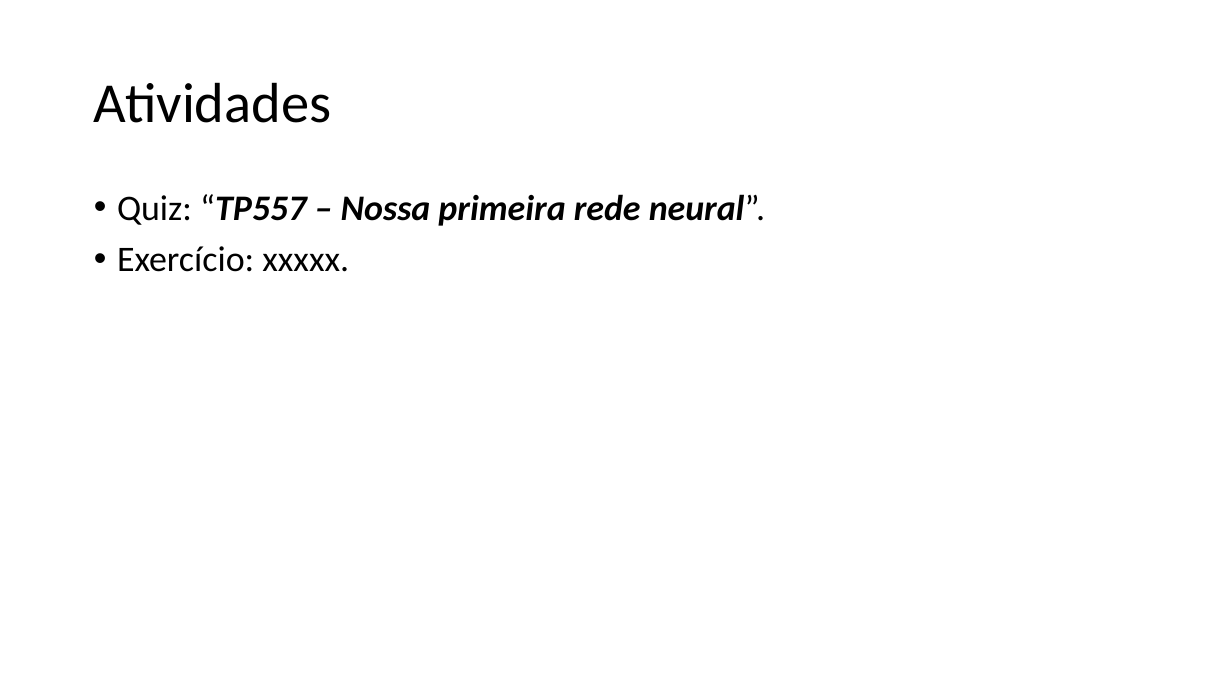
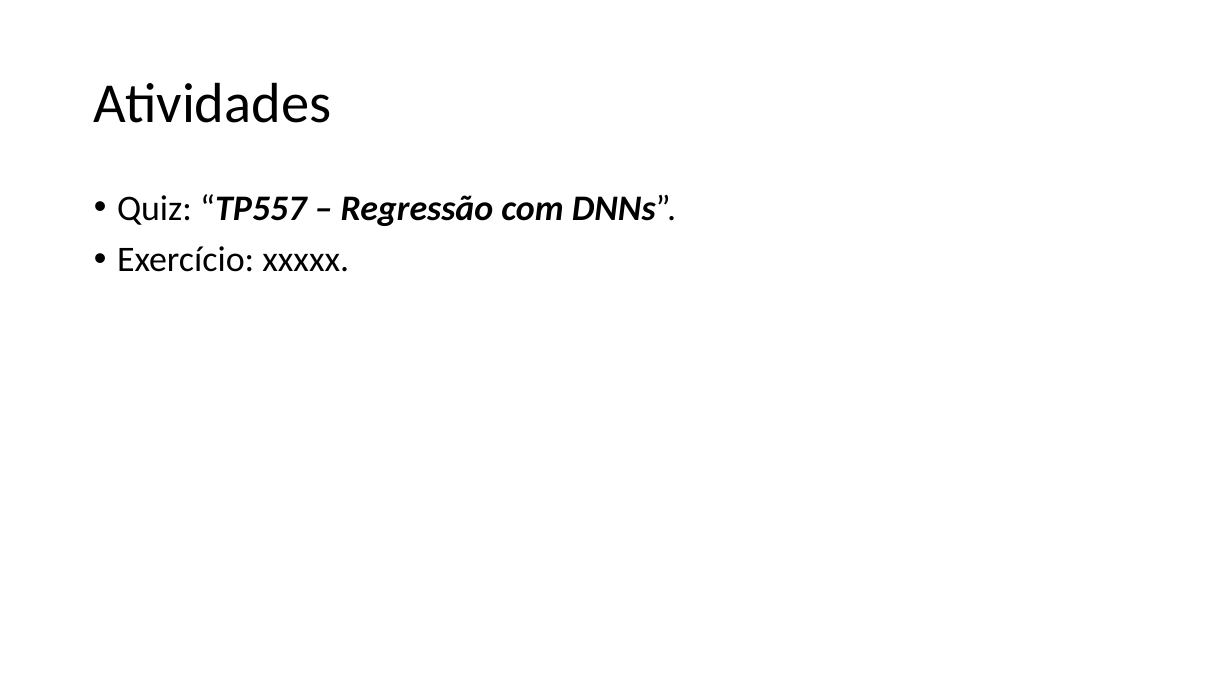
Before and after one commit to zz4fap/tp557-iot-ml, a slide deck: slide 15 of slides/TP557_7_Regressão_com_DNNs.pptx. Drawn at 1232x693 pixels with LibreOffice and Linux fonts; fonts in the diff are those of the drawing. Boxes give left, top, right and bottom in pixels: in the first picture for what was removed or moved away, otherwise in the second. Text is boxed around its words. In the diff, an @@ line names an element or a change of style, - is before the commit and + after.

```diff
--- a/slides/TP557_7_Regressão_com_DNNs.pptx
+++ b/slides/TP557_7_Regressão_com_DNNs.pptx
@@ text at (117, 194, 676, 226): text changed @@
-• Quiz: “TP557 – Nossa primeira rede neural”.
+• Quiz: “TP557 – Regressão com DNNs”.
```
Also in this commit, not shown: 1 other slide changed.
